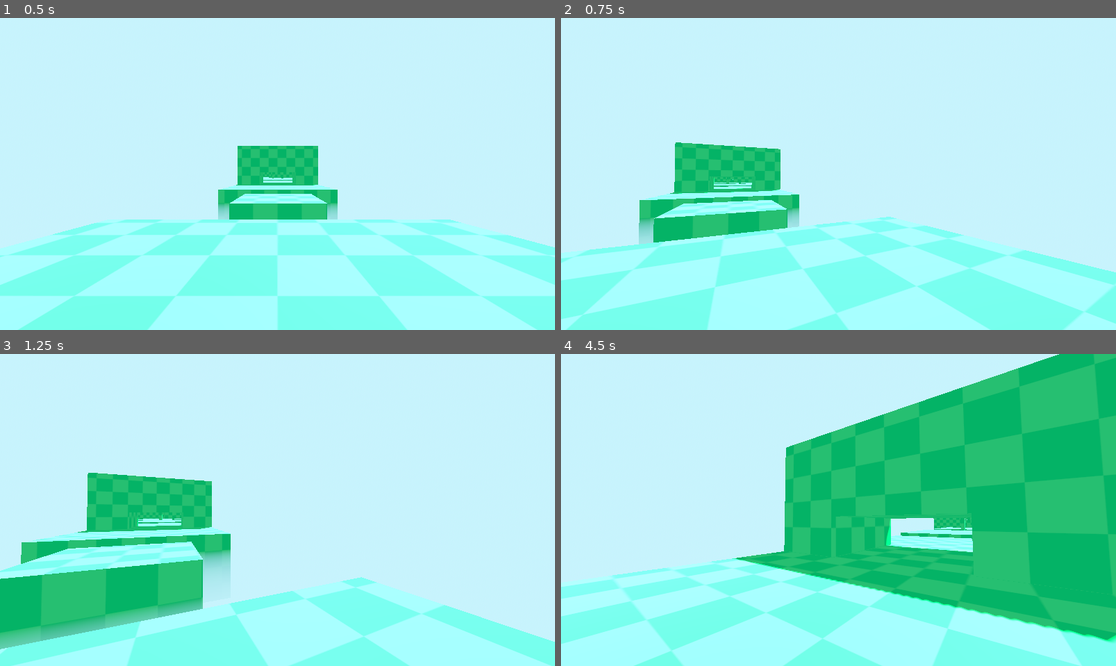
Above: before the commit, frames 1-4 (two rows, left to right).
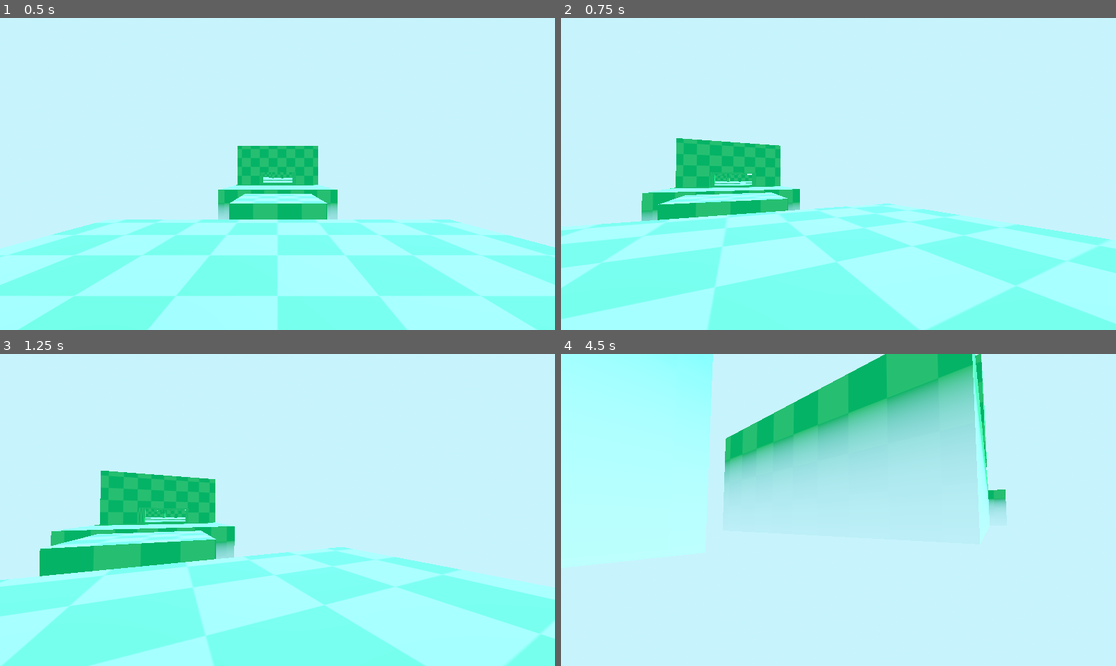
Above: after the commit, the same moments.

Repository: JSVickers/James-Godot-Helpers
Game: Godot game, scene res://main.tscn
Two runs of this game, one before a commit and one after it. Both use one fixed random seed, a clock stepped at 60 frames per second and the inputs below.
Inputs (mouse positions are in pixels of both pictures, inside the frame that each line leads up to):
- Up to frame 1 (0.5 s): no input
- Up to frame 2 (0.75 s): tap Enter at 0.5 s; move the mouse to (866, 174) at 0.52 s; hold W (move_forward) from 0.53 s (still down); hold Ctrl (crouch, bound only after the commit) from 0.53 s (still down)
- Up to frame 3 (1.25 s): keep holding W (move_forward); keep holding Ctrl (crouch, bound only after the commit); tap Space (jump, bound only after the commit) at 0.77, 1.07 s; tap Shift (sprint, bound only after the commit) at 0.8 s
- Up to frame 4 (4.5 s): keep holding W (move_forward); move the mouse to (810, 510) at 1.27 s; release Ctrl (crouch, bound only after the commit) at 1.28 s; tap Shift (sprint, bound only after the commit) at 1.35, 3.05 s; tap Space (jump, bound only after the commit) at 1.52, 1.55, 1.82, 2.1, 3.02, 3.32, 3.77, 3.8, 4.07 s; move the mouse to (849, 503) at 2.02 s; hold Ctrl (crouch, bound only after the commit) 2.03-2.78 s; move the mouse to (832, 516) at 2.77 s; tap Ctrl (crouch, bound only after the commit) at 2.85, 4.35 s; move the mouse to (877, 513) at 3.52 s; hold Shift (sprint, bound only after the commit) 3.53-4.28 s; move the mouse to (794, 506) at 4.27 s

Frame 1 is identical in both runs. In frame 2, 26% of the frame differs, in the area x 0-100%, y 38-100%; in frame 3, 30%; in frame 4, 79%, in the area x 0-100%, y 0-100%.

Commit message:
Completed base fps movement

Diff:
--- a/Controllers/james-fps-controller/controller/fps_controller.gd
+++ b/Controllers/james-fps-controller/controller/fps_controller.gd
@@ -3,6 +3,8 @@
 @export_category("Global Movement Settings")
 @export var acceleration_curve: Curve
 @export var deceleration_activation_angle: float
+@export_range(0.0, 1, 0.01) var crouch_speed_modifier: float = 0.6
+@export_range(0.0, 1, 0.01) var coyote_time: float = 0.2
 
 @export_category("Jog Movement Settings")
 @export var jog_min_speed: float
@@ -10,11 +12,40 @@
 @export var jog_acceleration: float
 @export var jog_deceleration: float
 
-@onready var state_machine: JamFSM = %FPSStateMachine
+@export_category("Sprint Movement Settings")
+@export var sprint_min_speed: float
+@export var sprint_max_speed: float
+@export var sprint_acceleration: float
+@export var sprint_deceleration: float
+
+@export_category("Air Movement Settings")
+@export var jump_force: Vector3
+@export var air_acceleration: float
+@export var air_deceleration: float
+
+@export_category("Gravity Settings")
+@export var fall_min_speed: float
+@export var fall_max_speed: float
+@export var gravitational_force: float
+var gravitational_direction: Vector3 = Vector3.DOWN
+
+@onready var state_machine: JamFSM
+@onready var stand_collision_shape: CollisionShape3D = %StandingCollision
+@onready var crouch_collision_shape: CollisionShape3D = %CrouchingCollision
 @onready var camera: Camera3D = %FPSCamera
+@onready var stand_cam_target: Marker3D = %StandCam
+@onready var crouch_cam_target: Marker3D = %CrouchCam
+@onready var crouch_roof_cast: RayCast3D = %CrouchRoofCast
 
 func _ready() -> void:
-	var fps_data := FPSStateLogic.FPSData.new(self, camera, acceleration_curve)
+	state_machine = JamFSM.new()
+	var fps_data := FPSStateLogic.FPSData.new(
+		self,
+		camera,
+		stand_collision_shape,
+		stand_cam_target,
+		coyote_time,
+		crouch_roof_cast)
 	state_machine.set_shared_data(fps_data)
 	var jog_state := FPSStateLogic.FPSMoveState.new(
 		state_machine,
@@ -24,9 +55,65 @@
 		jog_acceleration,
 		jog_deceleration,
 		deceleration_activation_angle,
-		true)
+		true,
+		stand_collision_shape,
+		stand_cam_target,
+		jump_force)
+	var sprint_state := FPSStateLogic.FPSMoveState.new(
+		state_machine,
+		self,
+		sprint_min_speed,
+		sprint_max_speed,
+		sprint_acceleration,
+		sprint_deceleration,
+		deceleration_activation_angle,
+		true,
+		stand_collision_shape,
+		stand_cam_target,
+		jump_force)
+	var crouch_state := FPSStateLogic.FPSMoveState.new(
+		state_machine,
+		self,
+		jog_min_speed * crouch_speed_modifier,
+		jog_max_speed * crouch_speed_modifier,
+		jog_acceleration * crouch_speed_modifier,
+		jog_deceleration * crouch_speed_modifier,
+		deceleration_activation_angle,
+		false,
+		crouch_collision_shape,
+		crouch_cam_target,
+		jump_force)
+	var air_state := FPSStateLogic.FPSAirborneState.new(
+		state_machine,
+		self,
+		air_acceleration,
+		air_deceleration,
+		deceleration_activation_angle,
+		fall_min_speed,
+		fall_max_speed,
+		gravitational_force,
+		false,
+		stand_collision_shape,
+		stand_cam_target,
+		jump_force
+	)
 	state_machine.add_state("Jog", jog_state)
+	state_machine.add_state("Sprint", sprint_state)
+	state_machine.add_state("Crouch", crouch_state)
+	state_machine.add_state("Air", air_state)
 	state_machine.set_start_state(jog_state.state_id)
+	state_machine.add_transition(jog_state.state_id, sprint_state.state_id, FPSStateLogic.Events.ENTER_SPRINT)
+	state_machine.add_transition(sprint_state.state_id, jog_state.state_id, FPSStateLogic.Events.RELEASE_SPRINT)
+	state_machine.add_transition(jog_state.state_id, air_state.state_id, FPSStateLogic.Events.ENTER_AIR)
+	state_machine.add_transition(sprint_state.state_id, air_state.state_id, FPSStateLogic.Events.ENTER_AIR)
+	state_machine.add_transition(air_state.state_id, jog_state.state_id, FPSStateLogic.Events.LANDED)
+	state_machine.add_transition(jog_state.state_id, crouch_state.state_id, FPSStateLogic.Events.CROUCHED)
+	state_machine.add_transition(crouch_state.state_id, jog_state.state_id, FPSStateLogic.Events.STOOD_UP)
+	state_machine.add_transition(crouch_state.state_id, air_state.state_id, FPSStateLogic.Events.ENTER_AIR)
+	add_child(state_machine)
+
+func _unhandled_input(event: InputEvent) -> void:
+	state_machine.pass_input_event(event)
 
 func _physics_process(delta: float) -> void:
 	state_machine.tick(delta)
--- a/Controllers/james-fps-controller/controller/fps_state_logic.gd
+++ b/Controllers/james-fps-controller/controller/fps_state_logic.gd
@@ -5,18 +5,33 @@
 
 enum Events {
 	ENTER_SPRINT,
-	ENTER_JOG,
-	ENTER_AIR
+	RELEASE_SPRINT,
+	ENTER_AIR,
+	CROUCHED,
+	STOOD_UP,
+	LANDED
 }
 
 class FPSData extends RefCounted:
 	var fp_camera: Camera3D = null
 	var controller: CharacterBody3D = null
 	var acceleration_curve: Curve = null
-	func _init(char_body: CharacterBody3D, cam_3d: Camera3D, accel_curve: Curve = null):
+	var last_min_speed: float = 0.0
+	var last_max_speed: float = 0.0
+	var curr_collision: CollisionShape3D
+	var curr_cam_marker: Marker3D
+	var coyote_time: float = 0.0
+	var coyote_timer: float = 0.0
+	var coyote_time_enabled := false
+	var crouch_roof_cast: RayCast3D = null
+	func _init(char_body: CharacterBody3D, cam_3d: Camera3D, start_collision: CollisionShape3D, start_cam_marker: Marker3D, start_coyote_time: float, roof_cast: RayCast3D, accel_curve: Curve = null):
 		fp_camera = cam_3d
 		controller = char_body
 		acceleration_curve = accel_curve
+		curr_collision = start_collision
+		curr_cam_marker = start_cam_marker
+		coyote_time = start_coyote_time
+		crouch_roof_cast = roof_cast
 
 class FPSBase extends JamFSM.JamState:
 	var data: FPSData = null
@@ -31,7 +46,20 @@
 	var deceleration := 50.0
 	var decel_angle_deg := 45.0
 	var jump_enabled := false
-	func _init(owner_state_machine: JamFSM, owner_node: Node, _min_speed: float, _max_speed: float, _acceleration: float, _deceleration: float, _decel_angle_deg: float, _jump_enabled: bool) -> void:
+	var jump_force := Vector3.ZERO
+	var collision: CollisionShape3D = null
+	var camera_pos: Marker3D = null
+	func enter():
+		if state_name == "Crouch":
+			data.crouch_roof_cast.enabled = true
+		if data.curr_collision != collision:
+			data.curr_collision.disabled = true
+			collision.disabled = false
+			data.curr_collision = collision
+		if data.curr_cam_marker != camera_pos:
+			data.fp_camera.global_position = camera_pos.global_position
+			data.curr_cam_marker = camera_pos
+	func _init(owner_state_machine: JamFSM, owner_node: Node, _min_speed: float, _max_speed: float, _acceleration: float, _deceleration: float, _decel_angle_deg: float, _jump_enabled: bool, _collision: CollisionShape3D, _camera_pos: Marker3D, _jump_force: Vector3 = Vector3.ZERO, _crouch_hitbox: bool = false) -> void:
 		super(owner_state_machine, owner_node)
 		min_speed = _min_speed
 		max_speed = _max_speed
@@ -39,10 +67,62 @@
 		deceleration = _deceleration
 		decel_angle_deg = _decel_angle_deg
 		jump_enabled = _jump_enabled
+		jump_force = _jump_force
+		collision = _collision
+		camera_pos = _camera_pos
 	func update(delta: float):
+		if !data.controller.is_on_floor():
+			data.last_min_speed = min_speed
+			data.last_max_speed = max_speed
+			state_machine.trigger_event(Events.ENTER_AIR)
 		var move_input := Input.get_vector("move_left", "move_right", "move_forward", "move_back")
 		move_input = move_input.rotated(-1.0 * data.fp_camera.global_rotation.y)
 		var move_input_3d := Vector3(move_input.x, 0.0, move_input.y)
-		var velocity := data.controller.velocity
-		velocity += VectorUtils.calculate_velocity_change(velocity, move_input_3d, MOVEMENT_THRESHOLD, max_speed, min_speed, acceleration, deceleration, delta, data.acceleration_curve)
-		data.controller.velocity = velocity
+		var ground_velocity := Vector3(data.controller.velocity.x, 0.0, data.controller.velocity.z)
+		ground_velocity += VectorUtils.calculate_velocity_change(ground_velocity, move_input_3d, MOVEMENT_THRESHOLD, max_speed, min_speed, acceleration, deceleration, delta, data.acceleration_curve)
+		data.controller.velocity.x = ground_velocity.x
+		data.controller.velocity.z = ground_velocity.z
+		if Input.is_action_just_pressed("jump") and jump_enabled:
+			data.coyote_time_enabled = false
+			data.controller.velocity += jump_force
+		if !Input.is_action_pressed("crouch") and data.crouch_roof_cast.enabled and !data.crouch_roof_cast.is_colliding():
+			data.crouch_roof_cast.enabled = false
+			state_machine.trigger_event(Events.STOOD_UP)
+		if Input.is_action_pressed("sprint"):
+			state_machine.trigger_event(Events.ENTER_SPRINT)
+		elif Input.is_action_just_released("sprint"):
+			state_machine.trigger_event(Events.RELEASE_SPRINT)
+	func input_event(event: InputEvent):
+		if event.is_action_pressed("crouch"):
+			state_machine.trigger_event(Events.CROUCHED)
+
+class FPSAirborneState extends FPSMoveState:
+	var max_fall_speed: float = 0.0
+	var min_fall_speed: float = 0.0
+	var gravitational_force: float = 0.0
+	func enter():
+		super()
+		min_speed = data.last_min_speed
+		max_speed = data.last_max_speed
+	func _init(owner_state_machine: JamFSM, owner_node: Node, air_acceleration: float, air_deceleration: float, _decel_angle_deg: float, _min_fall_speed: float, _max_fall_speed: float, _grav_force: float, _jump_enabled: bool, _collision: CollisionShape3D, _camera_pos: Marker3D, _jump_force: Vector3) -> void:
+		super(owner_state_machine, owner_node, 0.0, 0.0, air_acceleration, air_deceleration, _decel_angle_deg, _jump_enabled, _collision, _camera_pos, _jump_force)
+		max_fall_speed = _max_fall_speed
+		min_fall_speed = _min_fall_speed
+		gravitational_force = _grav_force
+	func update(delta: float):
+		var in_coyote_time := data.coyote_timer < data.coyote_time
+		if !jump_enabled and in_coyote_time and data.coyote_time_enabled:
+			if Input.is_action_just_pressed("jump"):
+				data.controller.velocity.y = 0.0
+				data.coyote_time_enabled = false
+				data.controller.velocity += jump_force
+			data.coyote_timer += delta
+		var gravitational_velocity := Vector3(0.0, data.controller.velocity.y, 0.0)
+		gravitational_velocity += VectorUtils.calculate_velocity_change(gravitational_velocity, Vector3.DOWN, MOVEMENT_THRESHOLD, max_fall_speed, min_fall_speed, gravitational_force, gravitational_force, delta, data.acceleration_curve)
+		data.controller.velocity.y = gravitational_velocity.y
+		super(delta)
+		if data.controller.is_on_floor():
+			state_machine.trigger_event(Events.LANDED)
+	func exit():
+		data.coyote_time_enabled = true
+		data.coyote_timer = 0.0
--- a/Controllers/james-fps-controller/controller/james_fps_controller.tscn
+++ b/Controllers/james-fps-controller/controller/james_fps_controller.tscn
@@ -2,7 +2,6 @@
 
 [ext_resource type="Script" uid="uid://bqduxncvt7iw0" path="res://controller/fps_camera.gd" id="1_d8b51"]
 [ext_resource type="Script" uid="uid://d1imrlyfn8cta" path="res://controller/fps_controller.gd" id="1_jodw4"]
-[ext_resource type="Script" uid="uid://c0x2tb1b2beio" path="res://utilities/fsm.gd" id="1_reqrf"]
 
 [sub_resource type="Curve" id="Curve_jodw4"]
 _data = [Vector2(0, 0), 0.0, 1.4, 0, 0, Vector2(1, 1), 0.0, 0.0, 0, 0]
@@ -12,17 +11,33 @@
 radius = 0.3
 height = 1.6
 
+[sub_resource type="CapsuleShape3D" id="CapsuleShape3D_d8b51"]
+radius = 0.3
+height = 1.0
+
 [node name="JamesFpsController" type="CharacterBody3D"]
 floor_constant_speed = true
 script = ExtResource("1_jodw4")
 acceleration_curve = SubResource("Curve_jodw4")
 deceleration_activation_angle = 45.0
+coyote_time = 0.1
 jog_min_speed = 3.0
 jog_max_speed = 5.0
 jog_acceleration = 30.0
 jog_deceleration = 50.0
+sprint_min_speed = 5.0
+sprint_max_speed = 10.0
+sprint_acceleration = 50.0
+sprint_deceleration = 60.0
+jump_force = Vector3(0, 12, 0)
+air_acceleration = 10.0
+air_deceleration = 5.0
+fall_min_speed = 10.0
+fall_max_speed = 20.0
+gravitational_force = 70.0
 
-[node name="CollisionShape3D" type="CollisionShape3D" parent="."]
+[node name="StandingCollision" type="CollisionShape3D" parent="."]
+unique_name_in_owner = true
 transform = Transform3D(1, 0, 0, 0, 1, 0, 0, 0, 1, 0, 0.8, 0)
 shape = SubResource("CapsuleShape3D_wfw5p")
 
@@ -31,6 +46,22 @@
 transform = Transform3D(1, 0, 0, 0, 1, 0, 0, 0, 1, 0, 1.2, 0)
 script = ExtResource("1_d8b51")
 
-[node name="FPSStateMachine" type="Node" parent="."]
+[node name="CrouchingCollision" type="CollisionShape3D" parent="."]
 unique_name_in_owner = true
-script = ExtResource("1_reqrf")
+transform = Transform3D(1, 0, 0, 0, 1, 0, 0, 0, 1, 0, 0.5, 0)
+shape = SubResource("CapsuleShape3D_d8b51")
+disabled = true
+
+[node name="StandCam" type="Marker3D" parent="."]
+unique_name_in_owner = true
+transform = Transform3D(1, 0, 0, 0, 1, 0, 0, 0, 1, 0, 1.2, 0)
+
+[node name="CrouchCam" type="Marker3D" parent="."]
+unique_name_in_owner = true
+transform = Transform3D(1, 0, 0, 0, 1, 0, 0, 0, 1, 0, 0.8, 0)
+
+[node name="CrouchRoofCast" type="RayCast3D" parent="."]
+unique_name_in_owner = true
+transform = Transform3D(1, 0, 0, 0, 1, 0, 0, 0, 1, 0, 1.1, 0)
+enabled = false
+target_position = Vector3(0, 0.8, 0)
--- /dev/null
+++ b/Controllers/james-fps-controller/main.gd
@@ -0,0 +1,5 @@
+extends Node3D
+
+func _on_area_3d_body_entered(body: Node3D) -> void:
+	if body is CharacterBody3D:
+		body.global_position = Vector3(0, 2.0, 0)
--- a/Controllers/james-fps-controller/main.tscn
+++ b/Controllers/james-fps-controller/main.tscn
@@ -1,6 +1,7 @@
-[gd_scene load_steps=6 format=3 uid="uid://bctd34mln31g5"]
+[gd_scene load_steps=8 format=3 uid="uid://bctd34mln31g5"]
 
 [ext_resource type="PackedScene" uid="uid://bq1e7yi8uo37t" path="res://test-level/terrain.tscn" id="1_0xm2m"]
+[ext_resource type="Script" uid="uid://das6etq3thjdq" path="res://main.gd" id="1_h2yge"]
 [ext_resource type="PackedScene" uid="uid://cdpbkw6pn6tnx" path="res://controller/james_fps_controller.tscn" id="2_h2yge"]
 
 [sub_resource type="ProceduralSkyMaterial" id="ProceduralSkyMaterial_0xm2m"]
@@ -23,7 +24,11 @@
 fog_height_density = 0.6154
 volumetric_fog_density = 0.4385
 
+[sub_resource type="BoxShape3D" id="BoxShape3D_h2yge"]
+size = Vector3(500, 50, 500)
+
 [node name="Main" type="Node3D"]
+script = ExtResource("1_h2yge")
 
 [node name="WorldEnvironment" type="WorldEnvironment" parent="."]
 environment = SubResource("Environment_1bvp3")
@@ -36,3 +41,11 @@
 [node name="Terrain" parent="." instance=ExtResource("1_0xm2m")]
 
 [node name="JamesFpsController" parent="." instance=ExtResource("2_h2yge")]
+
+[node name="Area3D" type="Area3D" parent="."]
+
+[node name="CollisionShape3D" type="CollisionShape3D" parent="Area3D"]
+transform = Transform3D(1, 0, 0, 0, 1, 0, 0, 0, 1, 0, -30, 0)
+shape = SubResource("BoxShape3D_h2yge")
+
+[connection signal="body_entered" from="Area3D" to="." method="_on_area_3d_body_entered"]
--- a/Controllers/james-fps-controller/project.godot
+++ b/Controllers/james-fps-controller/project.godot
@@ -37,6 +37,21 @@
 "events": [Object(InputEventKey,"resource_local_to_scene":false,"resource_name":"","device":-1,"window_id":0,"alt_press …(192 unchanged characters)…
 ]
 }
+sprint={
+"deadzone": 0.2,
+"events": [Object(InputEventKey,"resource_local_to_scene":false,"resource_name":"","device":-1,"window_id":0,"alt_pressed":false,"shift_pressed":false,"ctrl_pressed":false,"meta_pressed":false,"pressed":false,"keycode":0,"physical_keycode":4194325,"key_label":0,"unicode":0,"location":0,"echo":false,"script":null)
+]
+}
+jump={
+"deadzone": 0.2,
+"events": [Object(InputEventKey,"resource_local_to_scene":false,"resource_name":"","device":-1,"window_id":0,"alt_pressed":false,"shift_pressed":false,"ctrl_pressed":false,"meta_pressed":false,"pressed":false,"keycode":0,"physical_keycode":32,"key_label":0,"unicode":32,"location":0,"echo":false,"script":null)
+]
+}
+crouch={
+"deadzone": 0.2,
+"events": [Object(InputEventKey,"resource_local_to_scene":false,"resource_name":"","device":-1,"window_id":0,"alt_pressed":false,"shift_pressed":false,"ctrl_pressed":false,"meta_pressed":false,"pressed":false,"keycode":0,"physical_keycode":4194326,"key_label":0,"unicode":0,"location":0,"echo":false,"script":null)
+]
+}
 
 [physics]
 
--- a/Controllers/james-fps-controller/utilities/fsm.gd
+++ b/Controllers/james-fps-controller/utilities/fsm.gd
@@ -33,6 +33,8 @@
 		pass
 	func exit():
 		pass
+	func input_event(_event: InputEvent):
+		pass
 
 func _on_event_triggered(event_id: int):
 	if transitions[current_state].has(event_id):
@@ -47,8 +49,6 @@
 	state_entered.emit(current_state)
 
 func _ready() -> void:
-	if start_state == EMPTY_STATE:
-		return
 	event_triggered.connect(_on_event_triggered)
 	_set_current_state(start_state)
 
@@ -99,10 +99,10 @@
 		print_debug('State ' + str(state_from) + ' already has a transition for event, overwriting.')
 	transitions[state_from][event] = state_to
 
-func tick(delta: float) -> void:		#Must be called from the parent node
+func tick(delta: float) -> void:
 	states[current_state].update(delta)
 
-func transition(new_state: int):		#Move to another state
+func transition(new_state: int):
 	if states[new_state] == null:
 		print_debug('State ' + str(new_state) + ' does not exist in state machine')
 		return
@@ -110,3 +110,6 @@
 
 func trigger_event(event_id: int):
 	event_triggered.emit(event_id)
+
+func pass_input_event(event: InputEvent):
+	states[current_state].input_event(event)
--- a/Controllers/james-fps-controller/utilities/vectorutils.gd
+++ b/Controllers/james-fps-controller/utilities/vectorutils.gd
@@ -31,4 +31,5 @@
 	if velocity_change.length() > velocity_change_limit:
 		velocity_change = velocity_change.normalized() * velocity_change_limit
 
+
 	return velocity_change
Not shown, added: Controllers/james-fps-controller/main.gd.uid
